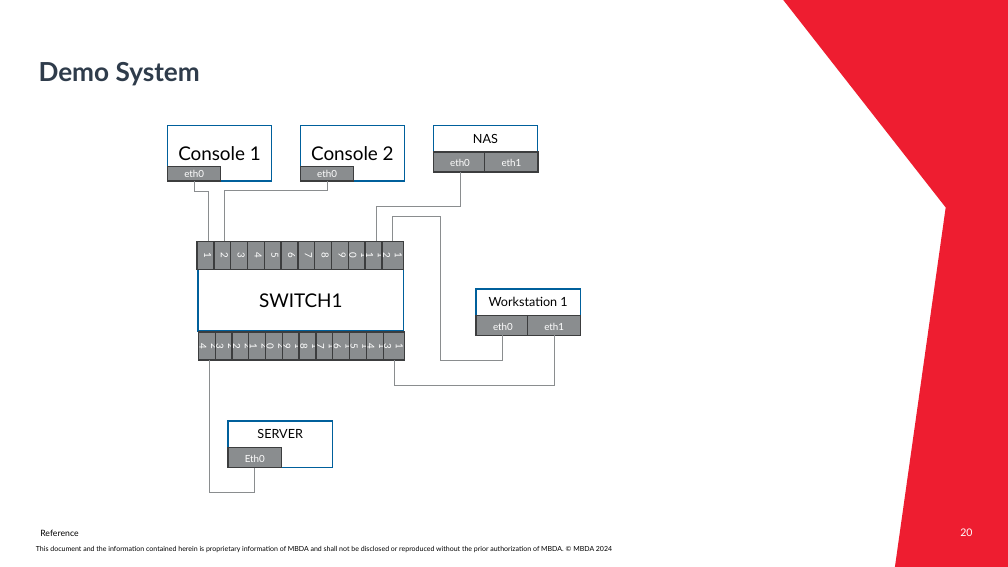
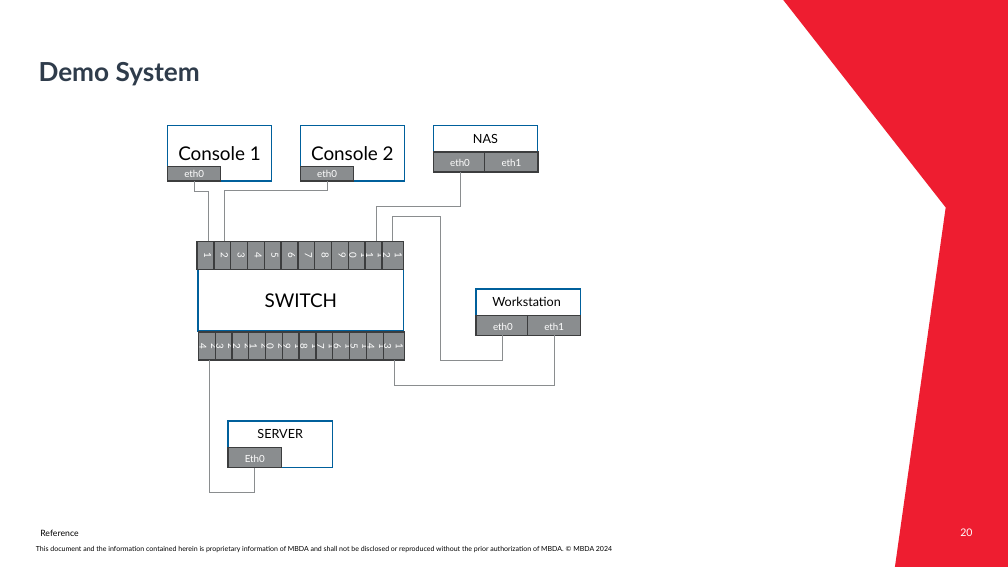
Before and after one commit to Mqtth3w/master-thesis-mbda-unipr, a slide deck: slide 20 of prompts_engineering/ICL_MBDA_Thesis_Gianvenuti.pptx. Drawn at 1008x567 pixels with LibreOffice and Linux fonts; fonts in the diff are those of the drawing; background and template pictures are left out. Boxes give left, top, right and bottom in pixels: in the first picture for what was removed or moved away, otherwise in the second. Text is boxed around its words. In the diff, an @@ line names an element or a change of style, - is before the commit and + after.

```diff
--- a/prompts_engineering/ICL_MBDA_Thesis_Gianvenuti.pptx
+++ b/prompts_engineering/ICL_MBDA_Thesis_Gianvenuti.pptx
@@ text in rectangle at box(265, 293, 337, 307): text changed @@
-SWITCH1
+SWITCH
@@ text in rectangle at box(492, 296, 561, 306): text changed @@
-Workstation 1
+Workstation
```
Also in this commit, not shown: 2 other slides changed.
